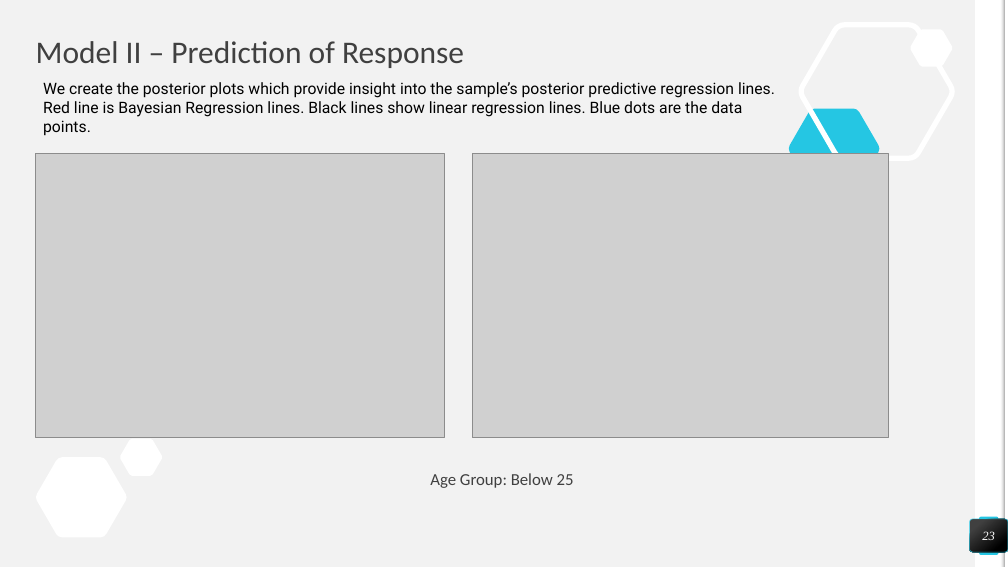
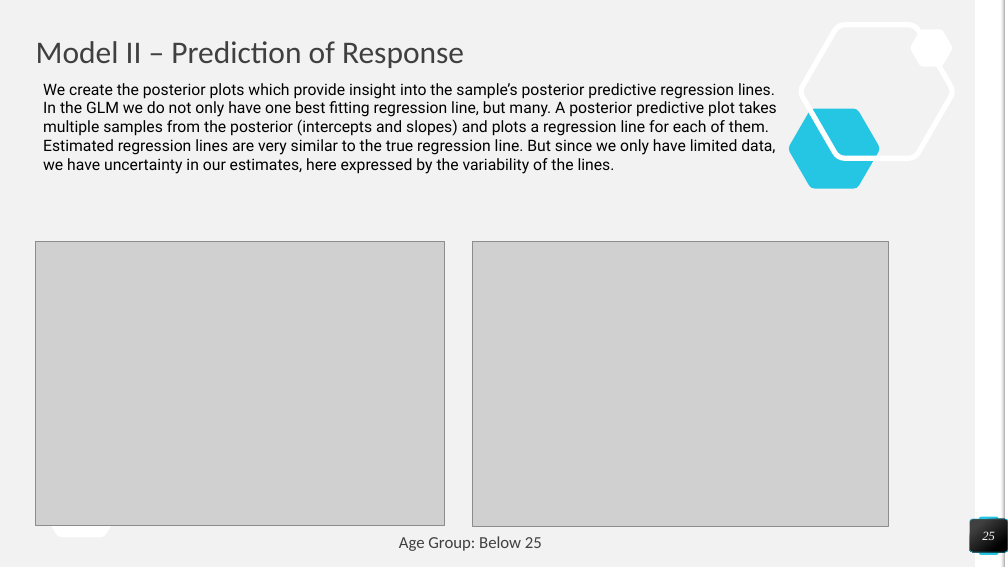
Before and after one commit to nealpatel02/DataScience_Project_3251, a slide deck: slide 25 of Customer Segmentation - Statistics Term Project Presentation - Team 5 - V2.pptx (slide 23 before the commit). Drawn at 1008x567 pixels with LibreOffice and Linux fonts; fonts in the diff are those of the drawing; grey boxes stand for pictures. Boxes give left, top, right and bottom in pixels: in the first picture for what was removed or moved away, otherwise in the second. Text is boxed around its words. In the diff, an @@ line names an element or a change of style, - is before the commit and + after.

```diff
--- a/Customer Segmentation - Statistics Term Project Presentation - Team 5 - V2.pptx
+++ b/Customer Segmentation - Statistics Term Project Presentation - Team 5 - V2.pptx
@@ text at (43, 101, 777, 174): text changed @@
-Red line is Bayesian Regression lines. Black lines show linear regression lines. Blue dots are the data points.
+In the GLM we do not only have one best fitting regression line, but many. A posterior predictive plot takes multiple samples from the posterior (intercepts and slopes) and plots a regression line for each of them.
+Estimated regression lines are very similar to the true regression line. But since we only have limited data, we have uncertainty in our estimates, here expressed by the variability of the lines.
@@ picture: place and size @@
-picture at (36, 153, 445, 437)
+picture at (36, 241, 445, 526)
@@ picture: place and size @@
-picture at (473, 153, 889, 438)
+picture at (473, 241, 889, 526)
@@ freeform shape removed at (120, 439, 163, 476) @@
@@ text "Age Group: Below 25": place and size @@
-text "Age Group: Below 25" at (430, 473, 574, 488)
+text "Age Group: Below 25" at (399, 536, 542, 551)
@@ page number at (982, 531, 995, 540): text changed @@
-23
+25
```
Also in this commit, not shown: 19 other slides changed, 3 slides added, 1 slide removed.
